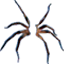
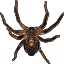
Comparing the layer stacks of the two 64 x 64 images. Changes:
removed layer "Capa 6" over [left=0, top=0, right=64, bottom=64]
added layer "Layer 2" above "Layer 9" over [left=0, top=6, right=63, bottom=63]
added layer "Layer 9" above "Capa 2" over [left=0, top=0, right=64, bottom=64]
